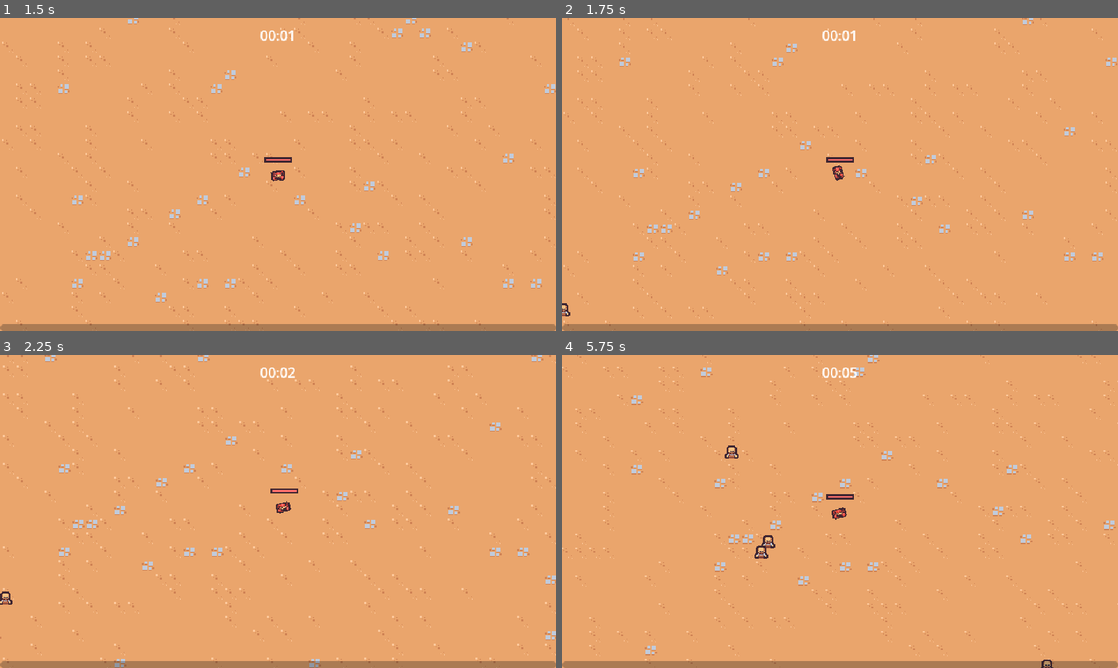
Above: before the commit, frames 1-4 (two rows, left to right).
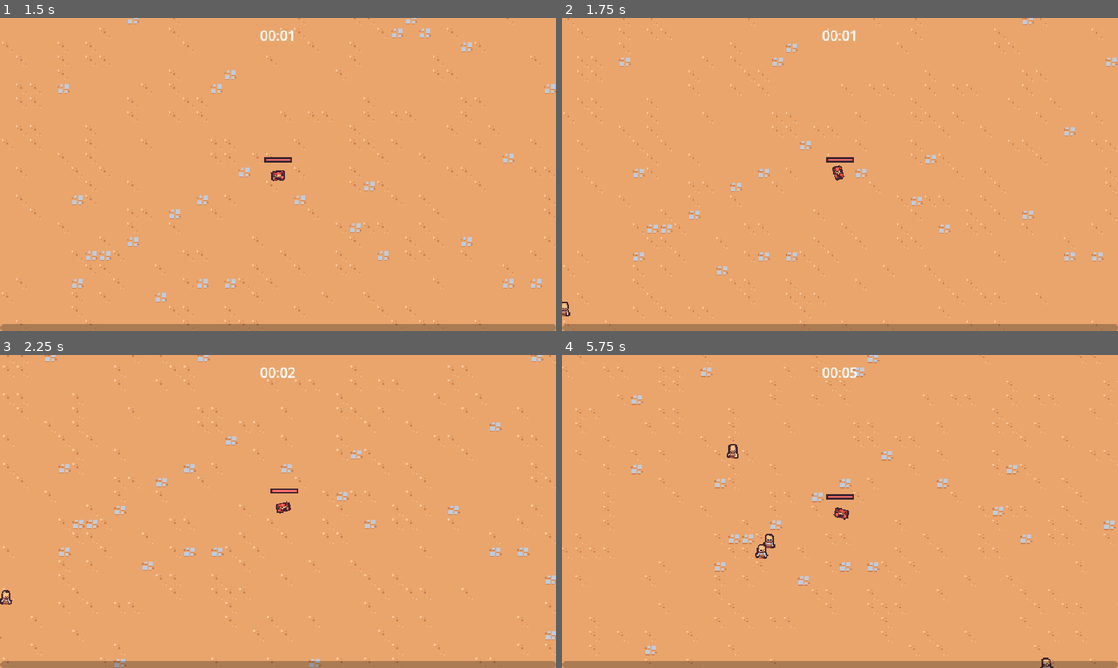
Above: after the commit, the same moments.

Repository: Dommss/2DSurvivorsCourse
Game: Godot game, scene res://scenes/main/main.tscn
The game is run twice, just before and just after one commit, with the same random seed, the same clock (stepped at 60 frames per second) and the same inputs.
Inputs (mouse positions are in pixels of both pictures, inside the frame that each line leads up to):
- Up to frame 1 (1.5 s): move the mouse to (400, 158) at 0.52 s; press the mouse at (400, 158) at 0.53 s; hold D (move_right) 0.53-1.28 s; move the mouse to (166, 190) at 1.27 s; release the mouse at (166, 190) at 1.28 s; hold S (move_down) from 1.28 s (still down); click (166, 190) at 1.35 s
- Up to frame 2 (1.75 s): keep holding S (move_down)
- Up to frame 3 (2.25 s): move the mouse to (333, 442) at 2.02 s; release S (move_down) at 2.03 s; press the mouse at (333, 442) at 2.03 s; hold D (move_right) from 2.03 s (still down)
- Up to frame 4 (5.75 s): move the mouse to (812, 574) at 2.77 s; release D (move_right) at 2.78 s; release the mouse at (812, 574) at 2.78 s; hold W (move_up) 2.78-3.53 s; click (812, 574) at 2.85 s; move the mouse to (1006, 558) at 3.52 s; press the mouse at (1006, 558) at 3.53 s; hold A (move_left) 3.53-5.03 s; move the mouse to (673, 464) at 4.27 s; release the mouse at (673, 464) at 4.28 s; click (673, 464) at 4.35 s; move the mouse to (867, 511) at 5.02 s; press the mouse at (867, 511) at 5.03 s; hold S (move_down) from 5.03 s (still down)

Frame 1 is identical in both runs. In frame 2, less than 0.1% of the frame differs, in the area x 0-2%, y 90-96%; in frame 3, less than 0.1%; in frame 4, 0.3%, in the area x 29-89%, y 28-100%.

Commit message:
enemy animation + death animation created

Diff:
--- /dev/null
+++ b/scenes/components/death_component.gd
@@ -0,0 +1,22 @@
+extends Node2D
+
+@export var health_component: Node
+@export var sprite: Sprite2D
+
+func _ready():
+	$GPUParticles2D.texture = sprite.texture
+	health_component.died.connect(on_died)
+
+
+func on_died():
+	if owner == null || not owner is Node2D:
+		return
+
+	var spawn_position = owner.global_position
+
+	var entities = get_tree().get_first_node_in_group("entities_layer")
+	get_parent().remove_child(self)
+	entities.add_child(self)
+
+	global_position = spawn_position
+	$AnimationPlayer.play("default")
--- /dev/null
+++ b/scenes/components/death_component.tscn
@@ -0,0 +1,92 @@
+[gd_scene load_steps=9 format=3 uid="uid://dk5tys43uukdk"]
+
+[ext_resource type="Script" path="res://scenes/components/death_component.gd" id="1_da01m"]
+[ext_resource type="Texture2D" uid="uid://c0ncfcv3wbgi7" path="res://scenes/game_object/basic_enemy/basic_enemy.png" id="1_jr64y"]
+
+[sub_resource type="Animation" id="Animation_y1vmn"]
+resource_name = "default"
+tracks/0/type = "value"
+tracks/0/imported = false
+tracks/0/enabled = true
+tracks/0/path = NodePath("GPUParticles2D:emitting")
+tracks/0/interp = 1
+tracks/0/loop_wrap = true
+tracks/0/keys = {
+"times": PackedFloat32Array(0),
+"transitions": PackedFloat32Array(1),
+"update": 1,
+"values": [true]
+}
+tracks/1/type = "method"
+tracks/1/imported = false
+tracks/1/enabled = true
+tracks/1/path = NodePath(".")
+tracks/1/interp = 1
+tracks/1/loop_wrap = true
+tracks/1/keys = {
+"times": PackedFloat32Array(1),
+"transitions": PackedFloat32Array(1),
+"values": [{
+"args": [],
+"method": &"queue_free"
+}]
+}
+
+[sub_resource type="Animation" id="Animation_wnth7"]
+length = 0.001
+tracks/0/type = "value"
+tracks/0/imported = false
+tracks/0/enabled = true
+tracks/0/path = NodePath("GPUParticles2D:emitting")
+tracks/0/interp = 1
+tracks/0/loop_wrap = true
+tracks/0/keys = {
+"times": PackedFloat32Array(0),
+"transitions": PackedFloat32Array(1),
+"update": 1,
+"values": [false]
+}
+
+[sub_resource type="AnimationLibrary" id="AnimationLibrary_j0d6g"]
+_data = {
+"RESET": SubResource("Animation_wnth7"),
+"default": SubResource("Animation_y1vmn")
+}
+
+[sub_resource type="Curve" id="Curve_ildxi"]
+_data = [Vector2(0, 1), 0.0, 0.0, 0, 0, Vector2(0.6, 1), 0.0, 0.0, 0, 0, Vector2(1, 0), 0.0, 0.0, 0, 0]
+point_count = 3
+
+[sub_resource type="CurveTexture" id="CurveTexture_1q4vq"]
+curve = SubResource("Curve_ildxi")
+
+[sub_resource type="ParticleProcessMaterial" id="ParticleProcessMaterial_q1v7h"]
+particle_flag_disable_z = true
+direction = Vector3(0, -1, 0)
+spread = 30.0
+gravity = Vector3(0, 800, 0)
+initial_velocity_min = 175.0
+initial_velocity_max = 300.0
+angular_velocity_min = -1440.0
+angular_velocity_max = 1440.0
+orbit_velocity_min = 0.0
+orbit_velocity_max = 0.0
+scale_curve = SubResource("CurveTexture_1q4vq")
+
+[node name="DeathComponent" type="Node2D"]
+script = ExtResource("1_da01m")
+
+[node name="AnimationPlayer" type="AnimationPlayer" parent="."]
+libraries = {
+"": SubResource("AnimationLibrary_j0d6g")
+}
+
+[node name="GPUParticles2D" type="GPUParticles2D" parent="."]
+emitting = false
+amount = 1
+process_material = SubResource("ParticleProcessMaterial_q1v7h")
+texture = ExtResource("1_jr64y")
+lifetime = 0.5
+one_shot = true
+fixed_fps = 0
+interpolate = false
--- a/scenes/game_object/basic_enemy/basic_enemy.gd
+++ b/scenes/game_object/basic_enemy/basic_enemy.gd
@@ -3,12 +3,16 @@
 const MAX_SPEED = 40
 
 @onready var health_component: HealthComponent = $HealthComponent
-
+@onready var visuals = $Visuals
 
 func _process(delta):
 	var direction = get_direction_to_player()
 	velocity = direction * MAX_SPEED
 	move_and_slide()
+
+	var move_sign = sign(velocity.x)
+	if move_sign != 0:
+		visuals.scale = Vector2(move_sign, 1)
 
 
 func get_direction_to_player():
--- a/scenes/game_object/basic_enemy/basic_enemy.tscn
+++ b/scenes/game_object/basic_enemy/basic_enemy.tscn
@@ -1,10 +1,97 @@
-[gd_scene load_steps=8 format=3 uid="uid://bxrctd0t8c87u"]
+[gd_scene load_steps=12 format=3 uid="uid://bxrctd0t8c87u"]
 
 [ext_resource type="Script" path="res://scenes/game_object/basic_enemy/basic_enemy.gd" id="1_4ohv3"]
 [ext_resource type="Texture2D" uid="uid://c0ncfcv3wbgi7" path="res://scenes/game_object/basic_enemy/basic_enemy.png" id="2_7dm06"]
 [ext_resource type="PackedScene" uid="uid://cc5ssq4mv10iw" path="res://scenes/components/health_component.tscn" id="2_kwt2o"]
 [ext_resource type="PackedScene" uid="uid://cmyastqia312m" path="res://scenes/components/crab_juice_drop_component.tscn" id="3_8cj46"]
 [ext_resource type="PackedScene" uid="uid://d4feyy10sliw" path="res://scenes/components/hurtbox_component.tscn" id="4_7rc63"]
+[ext_resource type="PackedScene" uid="uid://dk5tys43uukdk" path="res://scenes/components/death_component.tscn" id="4_vtl8e"]
+
+[sub_resource type="Animation" id="Animation_ax10x"]
+resource_name = "walk"
+length = 0.5
+loop_mode = 1
+tracks/0/type = "value"
+tracks/0/imported = false
+tracks/0/enabled = true
+tracks/0/path = NodePath("Visuals/Sprite2D:position")
+tracks/0/interp = 2
+tracks/0/loop_wrap = true
+tracks/0/keys = {
+"times": PackedFloat32Array(0, 0.0310419, 0.1, 0.2, 0.3, 0.310587),
+"transitions": PackedFloat32Array(1, 1, 1, 1, 1, 1),
+"update": 0,
+"values": [Vector2(0, 0), Vector2(-0.35397, 0.0315194), Vector2(-1, 0), Vector2(0, -1), Vector2(1, -3.72529e-09), Vector2(1.04379, 0.0633048)]
+}
+tracks/1/type = "value"
+tracks/1/imported = false
+tracks/1/enabled = true
+tracks/1/path = NodePath("Visuals/Sprite2D:rotation")
+tracks/1/interp = 2
+tracks/1/loop_wrap = true
+tracks/1/keys = {
+"times": PackedFloat32Array(0, 0.00130122, 0.1, 0.2, 0.3),
+"transitions": PackedFloat32Array(1, 1, 1, 1, 1),
+"update": 0,
+"values": [0.0, -0.00115358, -0.101903, 0.0, 0.114136]
+}
+tracks/2/type = "value"
+tracks/2/imported = false
+tracks/2/enabled = true
+tracks/2/path = NodePath("Visuals/Sprite2D:scale")
+tracks/2/interp = 2
+tracks/2/loop_wrap = true
+tracks/2/keys = {
+"times": PackedFloat32Array(0, 0.2, 0.3),
+"transitions": PackedFloat32Array(1, 14.42, 0.0603711),
+"update": 0,
+"values": [Vector2(1, 1), Vector2(0.9, 1.1), Vector2(1.05, 0.95)]
+}
+
+[sub_resource type="Animation" id="Animation_clkc2"]
+length = 0.001
+tracks/0/type = "value"
+tracks/0/imported = false
+tracks/0/enabled = true
+tracks/0/path = NodePath("Visuals/Sprite2D:position")
+tracks/0/interp = 1
+tracks/0/loop_wrap = true
+tracks/0/keys = {
+"times": PackedFloat32Array(0),
+"transitions": PackedFloat32Array(1),
+"update": 0,
+"values": [Vector2(0, 0)]
+}
+tracks/1/type = "value"
+tracks/1/imported = false
+tracks/1/enabled = true
+tracks/1/path = NodePath("Visuals/Sprite2D:rotation")
+tracks/1/interp = 1
+tracks/1/loop_wrap = true
+tracks/1/keys = {
+"times": PackedFloat32Array(0),
+"transitions": PackedFloat32Array(1),
+"update": 0,
+"values": [0.0]
+}
+tracks/2/type = "value"
+tracks/2/imported = false
+tracks/2/enabled = true
+tracks/2/path = NodePath("Visuals/Sprite2D:scale")
+tracks/2/interp = 1
+tracks/2/loop_wrap = true
+tracks/2/keys = {
+"times": PackedFloat32Array(0),
+"transitions": PackedFloat32Array(1),
+"update": 0,
+"values": [Vector2(1, 1)]
+}
+
+[sub_resource type="AnimationLibrary" id="AnimationLibrary_1afwa"]
+_data = {
+"RESET": SubResource("Animation_clkc2"),
+"walk": SubResource("Animation_ax10x")
+}
 
 [sub_resource type="CircleShape2D" id="CircleShape2D_xjnkv"]
 
@@ -17,10 +104,20 @@
 motion_mode = 1
 script = ExtResource("1_4ohv3")
 
+[node name="AnimationPlayer" type="AnimationPlayer" parent="."]
+autoplay = "walk"
+libraries = {
+"": SubResource("AnimationLibrary_1afwa")
+}
+
 [node name="HealthComponent" parent="." instance=ExtResource("2_kwt2o")]
 
 [node name="CrabJuiceDropComponent" parent="." node_paths=PackedStringArray("health_component") instance=ExtResource("3_8cj46")]
 health_component = NodePath("../HealthComponent")
+
+[node name="DeathComponent" parent="." node_paths=PackedStringArray("health_component", "sprite") instance=ExtResource("4_vtl8e")]
+health_component = NodePath("../HealthComponent")
+sprite = NodePath("../Visuals/Sprite2D")
 
 [node name="HurtboxComponent" parent="." node_paths=PackedStringArray("health_component") instance=ExtResource("4_7rc63")]
 health_component = NodePath("../HealthComponent")
@@ -29,7 +126,9 @@
 position = Vector2(0, -7)
 shape = SubResource("CircleShape2D_xjnkv")
 
-[node name="Sprite2D" type="Sprite2D" parent="."]
+[node name="Visuals" type="Node2D" parent="."]
+
+[node name="Sprite2D" type="Sprite2D" parent="Visuals"]
 texture = ExtResource("2_7dm06")
 offset = Vector2(0, -8)
 
--- a/scenes/game_object/player/player.gd
+++ b/scenes/game_object/player/player.gd
@@ -35,9 +35,7 @@
 		animation_player.play("RESET")
 
 	var move_sign = sign(movement_vector.x)
-	if move_sign == 0:
-		visuals.scale = Vector2.ONE
-	else:
+	if move_sign != 0:
 		visuals.scale = Vector2(move_sign, 1)
 
 func get_movement_vector():
--- a/scenes/game_object/player/player.tscn
+++ b/scenes/game_object/player/player.tscn
@@ -4,6 +4,45 @@
 [ext_resource type="Script" path="res://scenes/game_object/player/player.gd" id="1_waq45"]
 [ext_resource type="PackedScene" uid="uid://7bukqqyk32d6" path="res://scenes/ability/sword_ability_controller/sword_ability_controller.tscn" id="2_8dnqx"]
 [ext_resource type="PackedScene" uid="uid://cc5ssq4mv10iw" path="res://scenes/components/health_component.tscn" id="2_lecid"]
+
+[sub_resource type="Animation" id="Animation_lqh17"]
+length = 0.001
+tracks/0/type = "value"
+tracks/0/imported = false
+tracks/0/enabled = true
+tracks/0/path = NodePath("Visuals/Sprite2D:position")
+tracks/0/interp = 1
+tracks/0/loop_wrap = true
+tracks/0/keys = {
+"times": PackedFloat32Array(0),
+"transitions": PackedFloat32Array(1),
+"update": 0,
+"values": [Vector2(0, 0)]
+}
+tracks/1/type = "value"
+tracks/1/imported = false
+tracks/1/enabled = true
+tracks/1/path = NodePath("Visuals/Sprite2D:rotation")
+tracks/1/interp = 1
+tracks/1/loop_wrap = true
+tracks/1/keys = {
+"times": PackedFloat32Array(0),
+"transitions": PackedFloat32Array(1),
+"update": 0,
+"values": [0.0]
+}
+tracks/2/type = "value"
+tracks/2/imported = false
+tracks/2/enabled = true
+tracks/2/path = NodePath("Visuals/Sprite2D:scale")
+tracks/2/interp = 1
+tracks/2/loop_wrap = true
+tracks/2/keys = {
+"times": PackedFloat32Array(0),
+"transitions": PackedFloat32Array(1),
+"update": 0,
+"values": [Vector2(1, 1)]
+}
 
 [sub_resource type="Animation" id="Animation_h37hg"]
 resource_name = "walk"
@@ -44,45 +83,6 @@
 "transitions": PackedFloat32Array(0.5, 0.5, 0.5, 0.5),
 "update": 0,
 "values": [Vector2(0.7, 1.05), Vector2(1.05, 0.7), Vector2(0.7, 1.02), Vector2(1.05, 0.7)]
-}
-
-[sub_resource type="Animation" id="Animation_lqh17"]
-length = 0.001
-tracks/0/type = "value"
-tracks/0/imported = false
-tracks/0/enabled = true
-tracks/0/path = NodePath("Visuals/Sprite2D:position")
-tracks/0/interp = 1
-tracks/0/loop_wrap = true
-tracks/0/keys = {
-"times": PackedFloat32Array(0),
-"transitions": PackedFloat32Array(1),
-"update": 0,
-"values": [Vector2(0, 0)]
-}
-tracks/1/type = "value"
-tracks/1/imported = false
-tracks/1/enabled = true
-tracks/1/path = NodePath("Visuals/Sprite2D:rotation")
-tracks/1/interp = 1
-tracks/1/loop_wrap = true
-tracks/1/keys = {
-"times": PackedFloat32Array(0),
-"transitions": PackedFloat32Array(1),
-"update": 0,
-"values": [0.0]
-}
-tracks/2/type = "value"
-tracks/2/imported = false
-tracks/2/enabled = true
-tracks/2/path = NodePath("Visuals/Sprite2D:scale")
-tracks/2/interp = 1
-tracks/2/loop_wrap = true
-tracks/2/keys = {
-"times": PackedFloat32Array(0),
-"transitions": PackedFloat32Array(1),
-"update": 0,
-"values": [Vector2(1, 1)]
 }
 
 [sub_resource type="AnimationLibrary" id="AnimationLibrary_hhkyy"]
